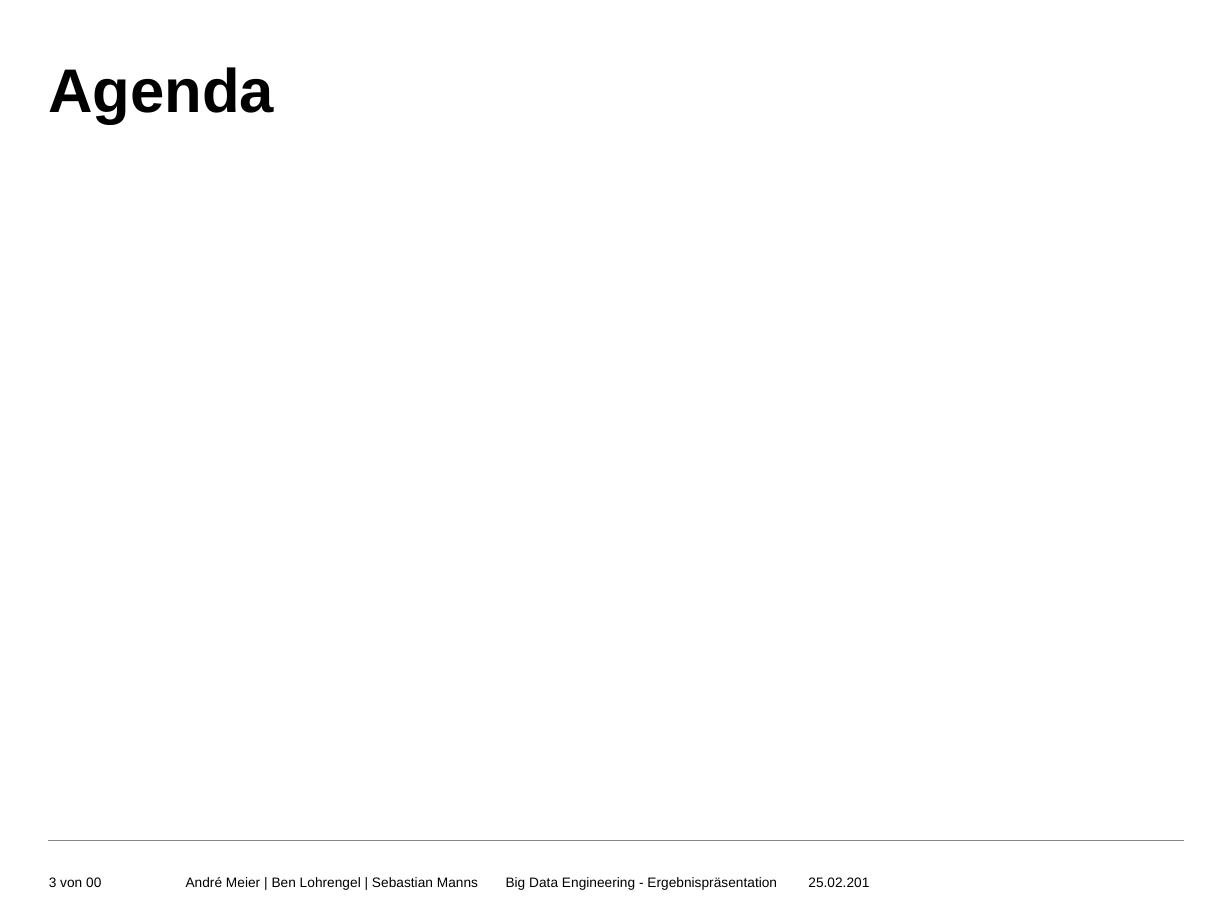
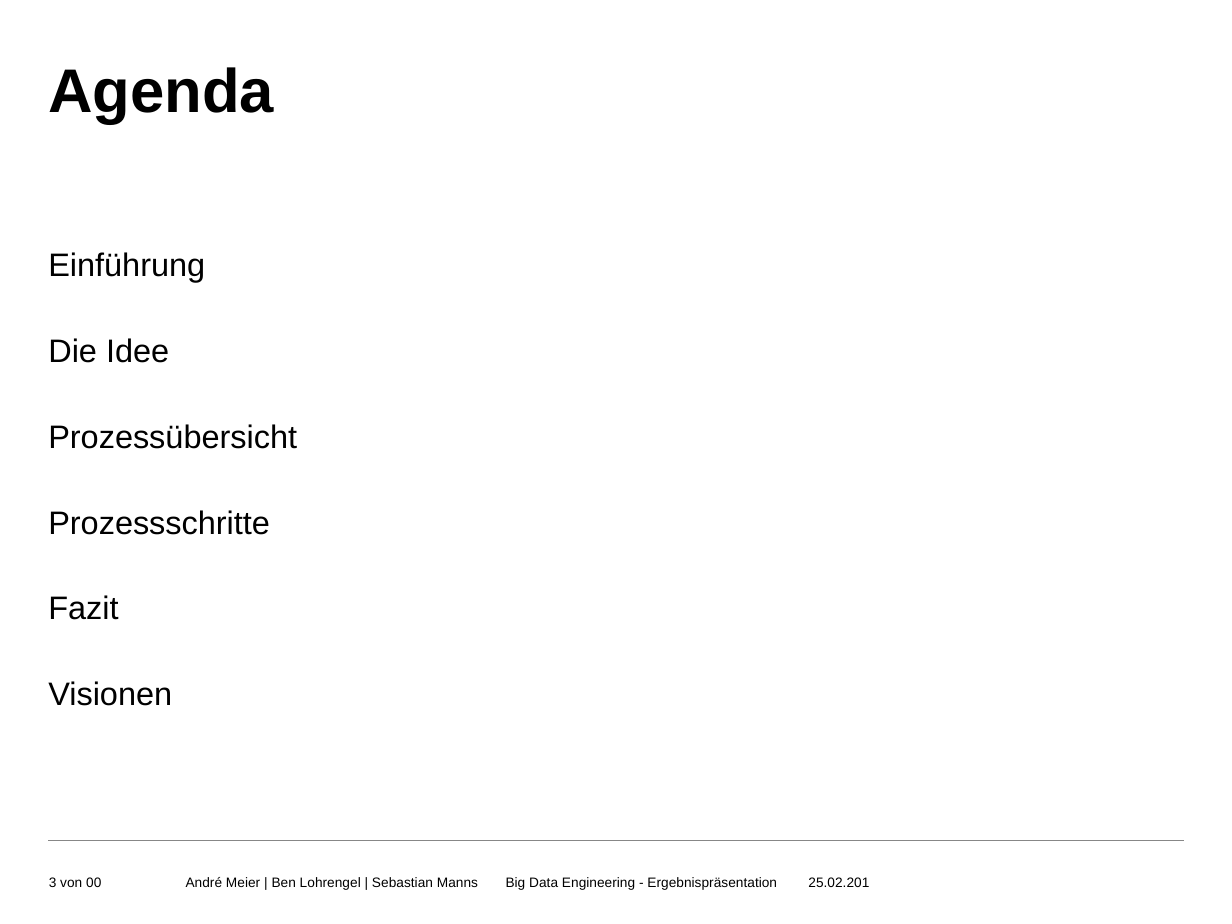
Before and after one commit to whabada/hugo, a slide deck: slide 3 of Project_HUGO.pptx. Drawn at 1232x924 pixels with LibreOffice and Linux fonts; fonts in the diff are those of the drawing; background and template pictures are left out. Boxes give left, top, right and bottom in pixels: in the first picture for what was removed or moved away, otherwise in the second. Text is boxed around its words. In the diff, an @@ line names an element or a change of style, - is before the commit and + after.

```diff
--- a/Project_HUGO.pptx
+++ b/Project_HUGO.pptx
@@ text added at box(48, 252, 297, 706), 19 pt, text #000000 @@
+Einführung
+Die Idee
+Prozessübersicht
+Prozessschritte
+Fazit
+Visionen
```
Also in this commit, not shown: 5 slides added.
